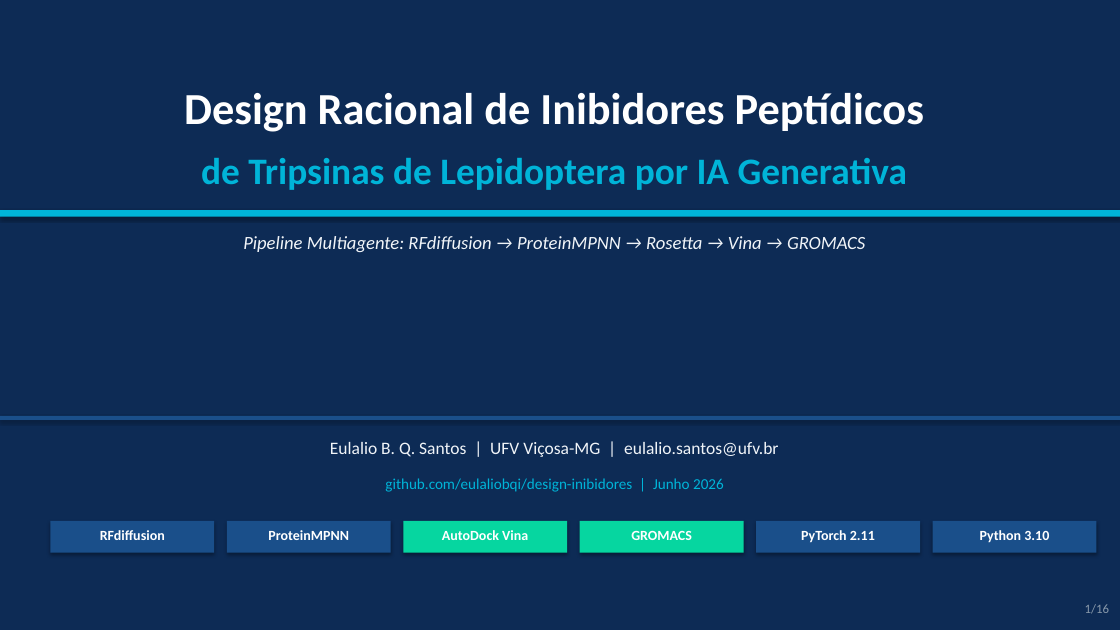
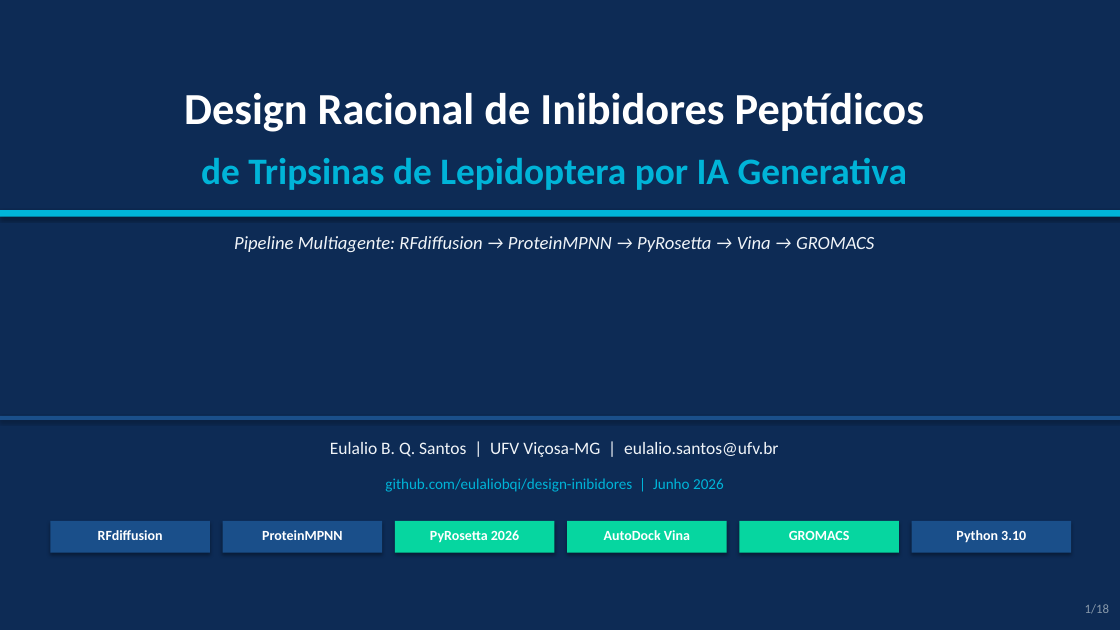
Before and after one commit to eulaliobqi/design-inibidores, a slide deck: slide 1 of apresentacao_design_inibidores.pptx. Drawn at 1120x630 pixels with LibreOffice and Linux fonts; fonts in the diff are those of the drawing. Boxes give left, top, right and bottom in pixels: in the first picture for what was removed or moved away, otherwise in the second. Text is boxed around its words. In the diff, an @@ line names an element or a change of style, - is before the commit and + after.

```diff
--- a/apresentacao_design_inibidores.pptx
+++ b/apresentacao_design_inibidores.pptx
@@ text at (x1=234, y1=236, x2=874, y2=252): text changed @@
-Pipeline Multiagente: RFdiffusion → ProteinMPNN → Rosetta → Vina → GROMACS
+Pipeline Multiagente: RFdiffusion → ProteinMPNN → PyRosetta → Vina → GROMACS
@@ rectangle resized from (x1=50, y1=521, x2=214, y2=553) to (x1=50, y1=521, x2=210, y2=553) @@
@@ rectangle resized from (x1=227, y1=521, x2=391, y2=553) to (x1=223, y1=521, x2=382, y2=553) @@
@@ text "ProteinMPNN" moved from (x1=268, y1=530, x2=348, y2=540) to (x1=262, y1=530, x2=342, y2=540) @@
@@ rectangle resized from (x1=403, y1=521, x2=567, y2=553) to (x1=395, y1=521, x2=555, y2=553) @@
@@ text added at (x1=430, y1=530, x2=519, y2=543), 12 pt, text #FFFFFF, bold @@
+PyRosetta 2026
@@ rectangle resized from (x1=580, y1=521, x2=744, y2=553) to (x1=567, y1=521, x2=727, y2=553) @@
@@ text "AutoDock Vina" moved from (x1=442, y1=530, x2=528, y2=540) to (x1=604, y1=530, x2=690, y2=540) @@
@@ rectangle resized from (x1=756, y1=521, x2=920, y2=553) to (x1=739, y1=521, x2=899, y2=553) @@
@@ rectangle at (x1=739, y1=521, x2=899, y2=553): fill #1A4F8A to #06D6A0 @@
@@ text "GROMACS" moved from (x1=631, y1=531, x2=692, y2=540) to (x1=789, y1=531, x2=850, y2=540) @@
@@ text removed at (x1=801, y1=530, x2=875, y2=543) @@
-PyTorch 2.11
@@ rectangle resized from (x1=933, y1=521, x2=1096, y2=553) to (x1=912, y1=521, x2=1071, y2=553) @@
@@ text "Python 3.10" moved from (x1=980, y1=530, x2=1049, y2=543) to (x1=956, y1=530, x2=1026, y2=543) @@
@@ text at (x1=1085, y1=604, x2=1109, y2=614): text changed @@
-1/16
+1/18
```
Also in this commit, not shown: 8 other slides changed, 9 slides added, 7 slides removed, 47 other files.
